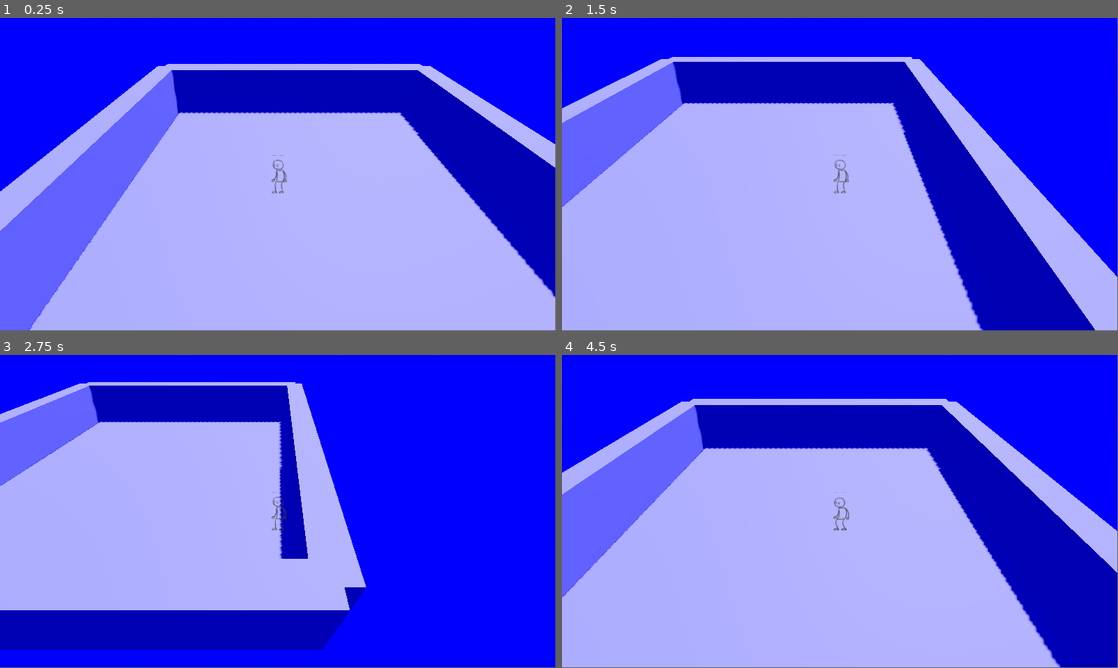
Above: before the commit, frames 1-4 (two rows, left to right).
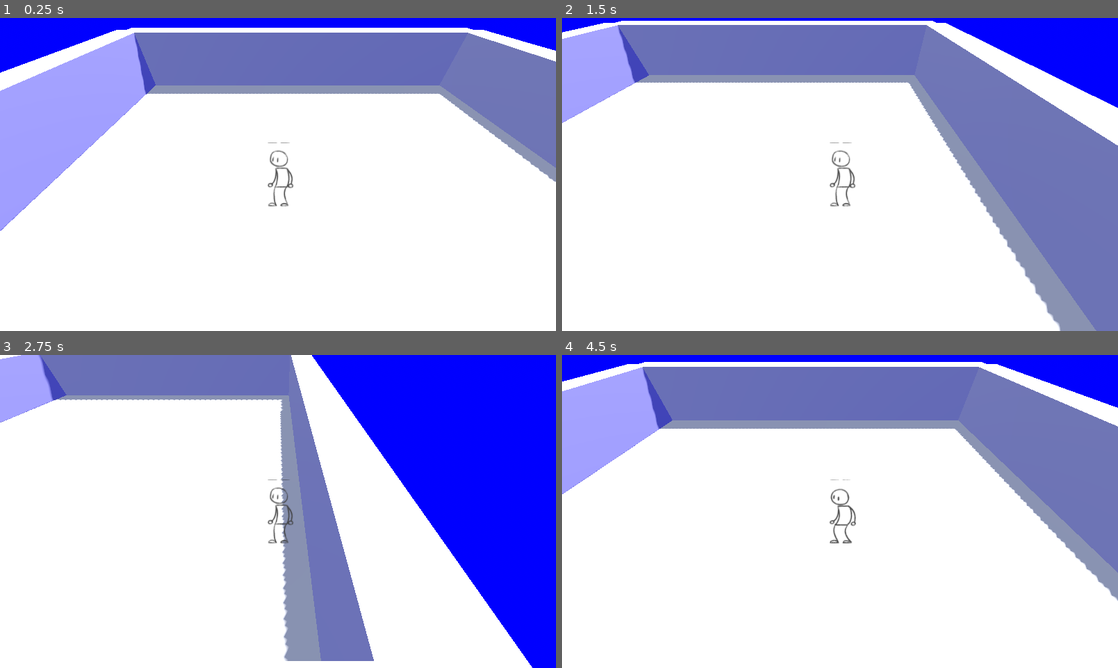
Above: after the commit, the same moments.

Repository: YhagoTomasini/GMTK_026
Game: Godot game, scene res://Scenes/Main.tscn
The game is run twice, just before and just after one commit, with the same random seed, the same clock (stepped at 60 frames per second) and the same inputs.
Inputs:
- Up to frame 1 (0.25 s): no input
- Up to frame 2 (1.5 s): tap Enter (ui_accept) at 0.5, 0.77 s; hold Right (ui_right) 0.53-1.28 s; hold Down (ui_down) from 1.28 s (still down)
- Up to frame 3 (2.75 s): tap Enter (ui_accept) at 1.52 s; release Down (ui_down) at 2.03 s; hold Right (ui_right) from 2.03 s (still down)
- Up to frame 4 (4.5 s): release Right (ui_right) at 2.78 s; hold Up (ui_up) 2.78-3.53 s; tap Enter (ui_accept) at 3.02, 3.77 s; hold Left (ui_left) from 3.53 s (still down)
The window is 799x449 before the commit and 800x450 after it. Grey fills any space a smaller window leaves; there, only what the larger window draws over its background counts as a difference.

The runs differ from the first frame. In frame 1, 92% of the frame differs, in the area x 0-100%, y 0-100%; in frame 2, 94%; in frame 3, 76%; in frame 4, 94%.

Commit message:
Configuração de cenario e resulação

Diff:
--- a/gmtk-026/Scenes/Main.tscn
+++ b/gmtk-026/Scenes/Main.tscn
@@ -6,8 +6,8 @@
 [ext_resource type="Script" uid="uid://bqenbxwtndjxk" path="res://Scripts/Look_at_camera.gd" id="4_pbw6q"]
 
 [sub_resource type="ProceduralSkyMaterial" id="ProceduralSkyMaterial_rgh2o"]
-sky_top_color = Color(0, 0, 1, 1)
-sky_horizon_color = Color(0.1203213, 0.1203213, 0.6203213, 1)
+sky_top_color = Color(0.56141526, 0.6186141, 0.864485, 1)
+sky_horizon_color = Color(0.90898, 0.9318489, 0.9982986, 1)
 ground_bottom_color = Color(0, 0, 1, 1)
 ground_horizon_color = Color(0.1203213, 0.1203213, 0.6203213, 1)
 
@@ -78,6 +78,7 @@
 
 [node name="DirectionalLight3D" type="DirectionalLight3D" parent="."]
 transform = Transform3D(-0.8660254, -0.43301278, 0.25, 0, 0.49999997, 0.86602545, -0.50000006, 0.75, -0.43301266, 0, 0, 0)
+light_color = Color(0.9999998, 0.95642406, 0.81600595, 1)
 shadow_enabled = true
 
 [node name="Main_character" type="CharacterBody3D" parent="."]
@@ -89,7 +90,7 @@
 debug_color = Color(0.9461712, 5.679429e-06, 0.5867409, 1)
 
 [node name="Main_Cam" parent="Main_character" instance=ExtResource("2_rgh2o")]
-transform = Transform3D(1, 0, 0, 0, 0.70710677, 0.70710677, 0, -0.70710677, 0.70710677, 0, 5, 5)
+transform = Transform3D(1, 0, 0, 0, 0.70710677, 0.70710677, 0, -0.70710677, 0.70710677, 0, 3, 3)
 
 [node name="Sprite_MC" type="AnimatedSprite3D" parent="Main_character"]
 transform = Transform3D(0.515, 0, 0, 0, 0.515, 0, 0, 0, 0.515, 0, 0, 0)
--- a/gmtk-026/project.godot
+++ b/gmtk-026/project.godot
@@ -18,6 +18,11 @@
 [autoload]
 
 MainCharacter="*res://Scripts/Main_character.gd"
+
+[display]
+
+window/size/viewport_width=1280
+window/size/viewport_height=720
 
 [input]
 
